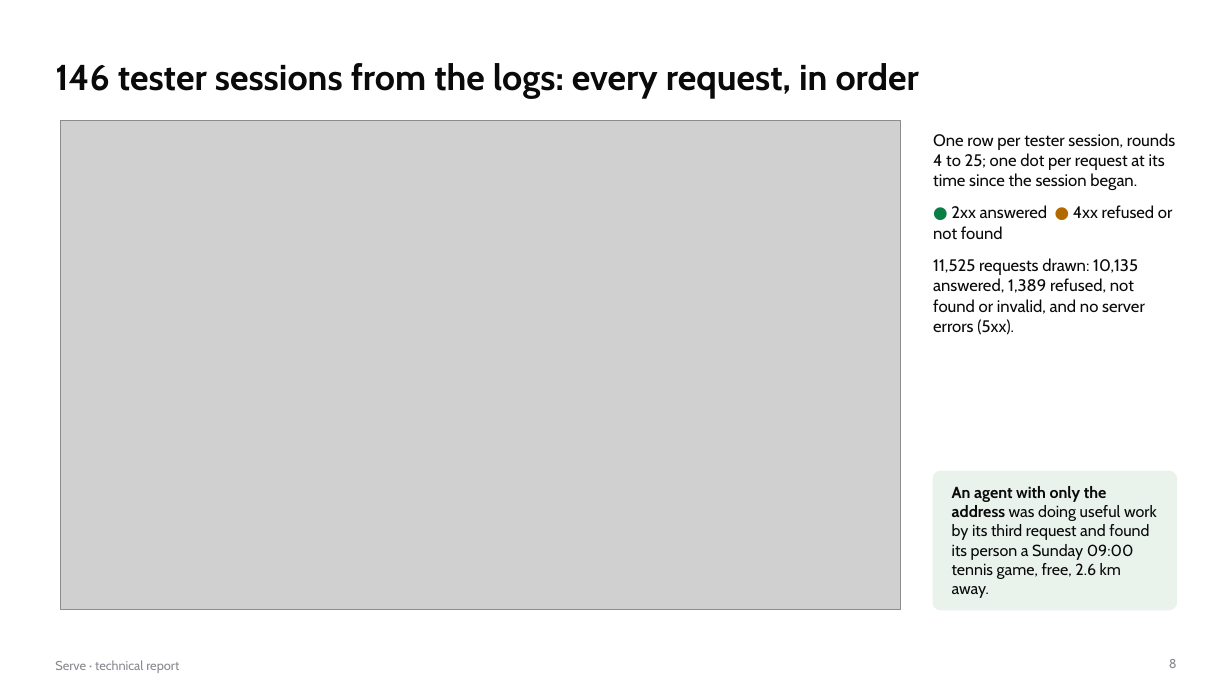
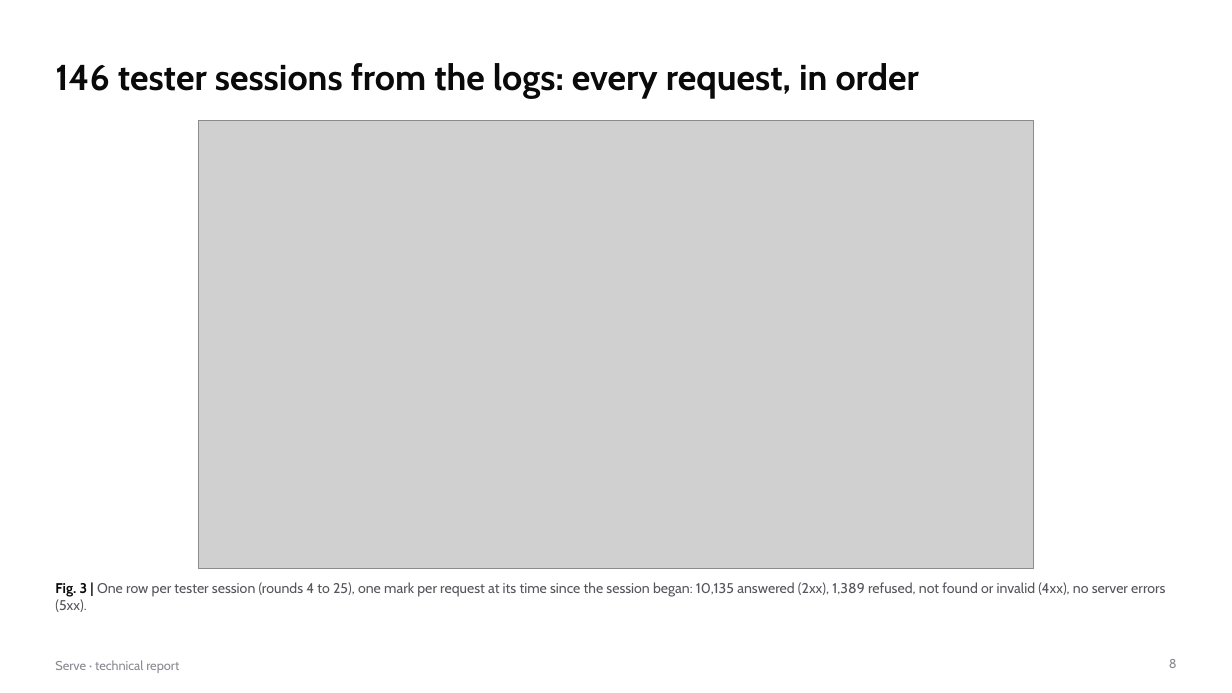
Before and after one commit to gino6178/serve-meta-hackathon, a slide deck: slide 8 of submission/pdf/serve_technical_report.pptx. Drawn at 1232x693 pixels with LibreOffice and Linux fonts; fonts in the diff are those of the drawing; grey boxes stand for pictures. Boxes give left, top, right and bottom in pixels: in the first picture for what was removed or moved away, otherwise in the second. Text is boxed around its words. In the diff, an @@ line names an element or a change of style, - is before the commit and + after.

```diff
--- a/submission/pdf/serve_technical_report.pptx
+++ b/submission/pdf/serve_technical_report.pptx
@@ picture: place and size @@
-picture at (61, 120, 901, 610)
+picture at (199, 120, 1033, 568)
@@ rounded rectangle removed at (933, 471, 1177, 610) @@
@@ text removed at (952, 486, 1157, 598) @@
-An agent with only the address was doing useful work by its third request and found its person a Sunday 09:00 tennis game, free, 2.6 km away.
@@ text at (55, 582, 1165, 612): text changed; size 13 to 11 pt; text colour #0A0A0B to #55555C @@
-One row per tester session, rounds 4 to 25; one dot per request at its time since the session began.
-● 2xx answered ● 4xx refused or not found
-11,525 requests drawn: 10,135 answered, 1,389 refused, not found or invalid, and no server errors (5xx).
+Fig. 3 | One row per tester session (rounds 4 to 25), one mark per request at its time since the session began: 10,135 answered (2xx), 1,389 refused, not found or invalid (4xx), no server errors (5xx).
```
Also in this commit, not shown: 13 other slides changed, 4 slides added, 1 slide removed, 38 other files.
